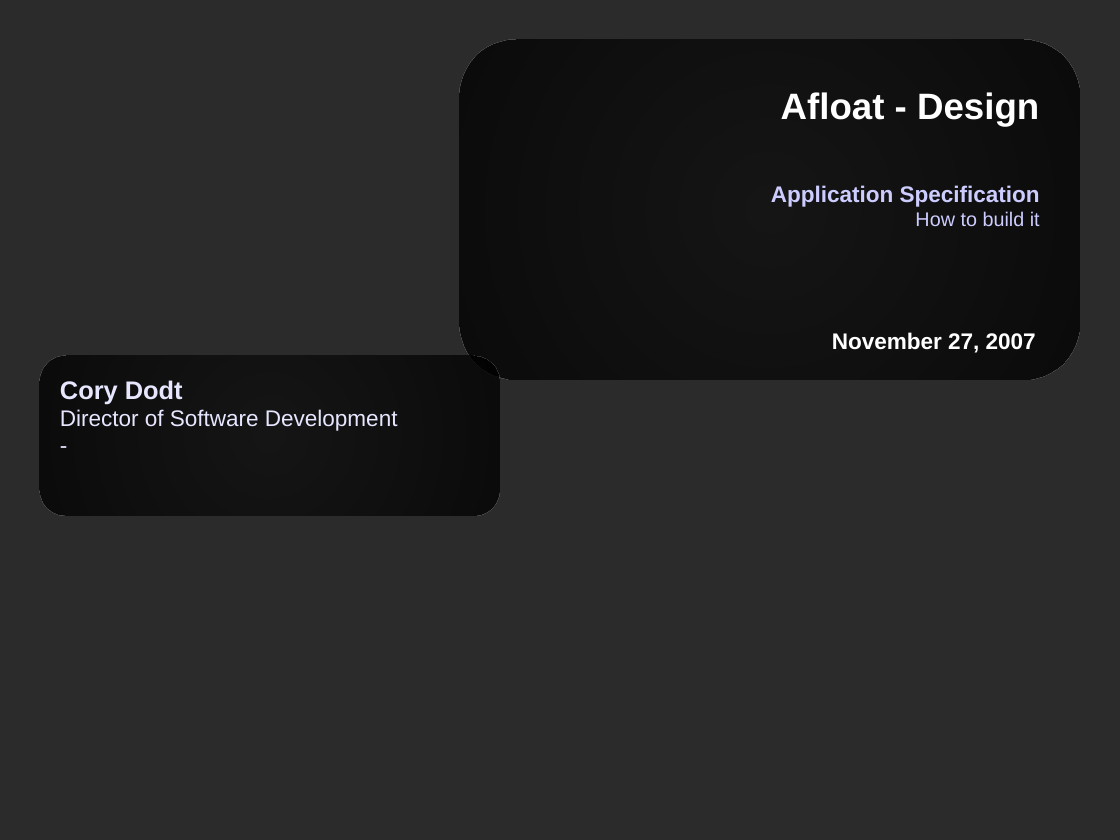
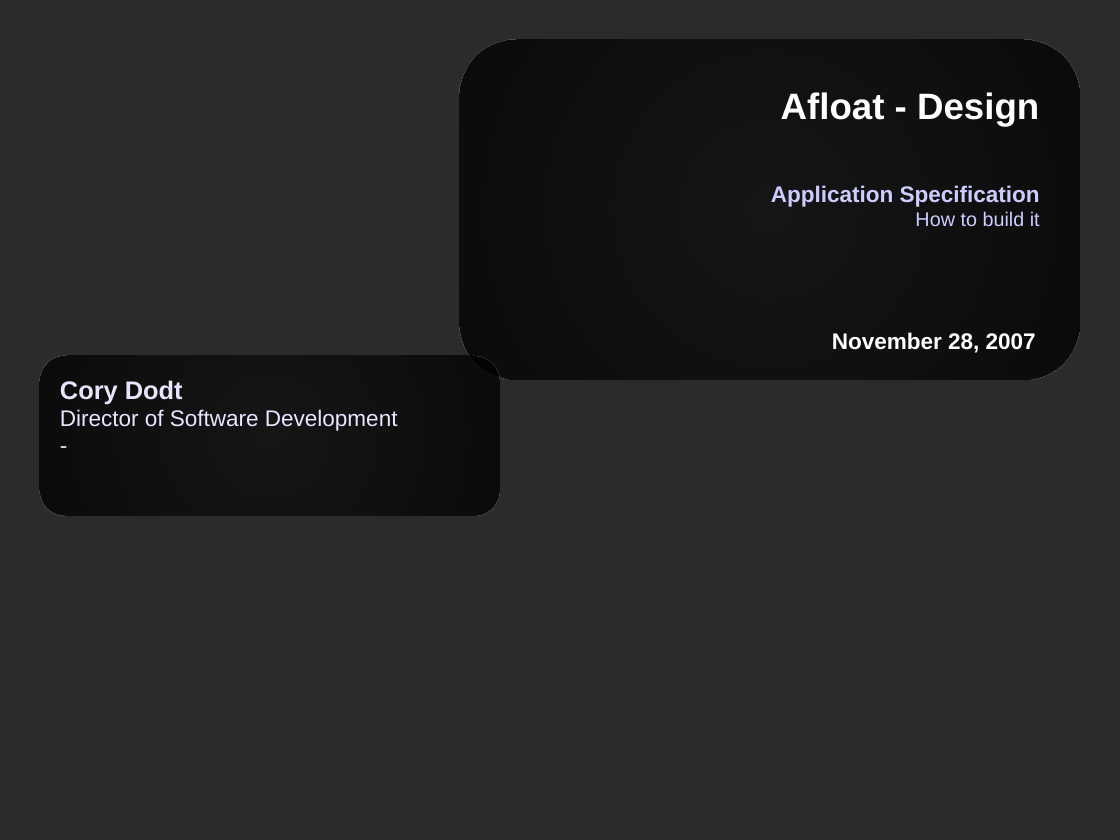
Before and after one commit to corydodt/Afloat, a slide deck: slide 1 of doc/afloat.odp. Drawn at 1120x840 pixels with LibreOffice and Linux fonts; fonts in the diff are those of the drawing; background and template pictures are left out; a plain dark background stands for a picture behind light text. Boxes give left, top, right and bottom in pixels: in the first picture for what was removed or moved away, otherwise in the second. Text is boxed around its words. In the diff, an @@ line names an element or a change of style, - is before the commit and + after.

```diff
--- a/doc/afloat.odp
+++ b/doc/afloat.odp
@@ text at (x1=832, y1=332, x2=1036, y2=353): text changed @@
-November 27, 2007
+November 28, 2007
```
Also in this commit, not shown: 2 other slides changed.
